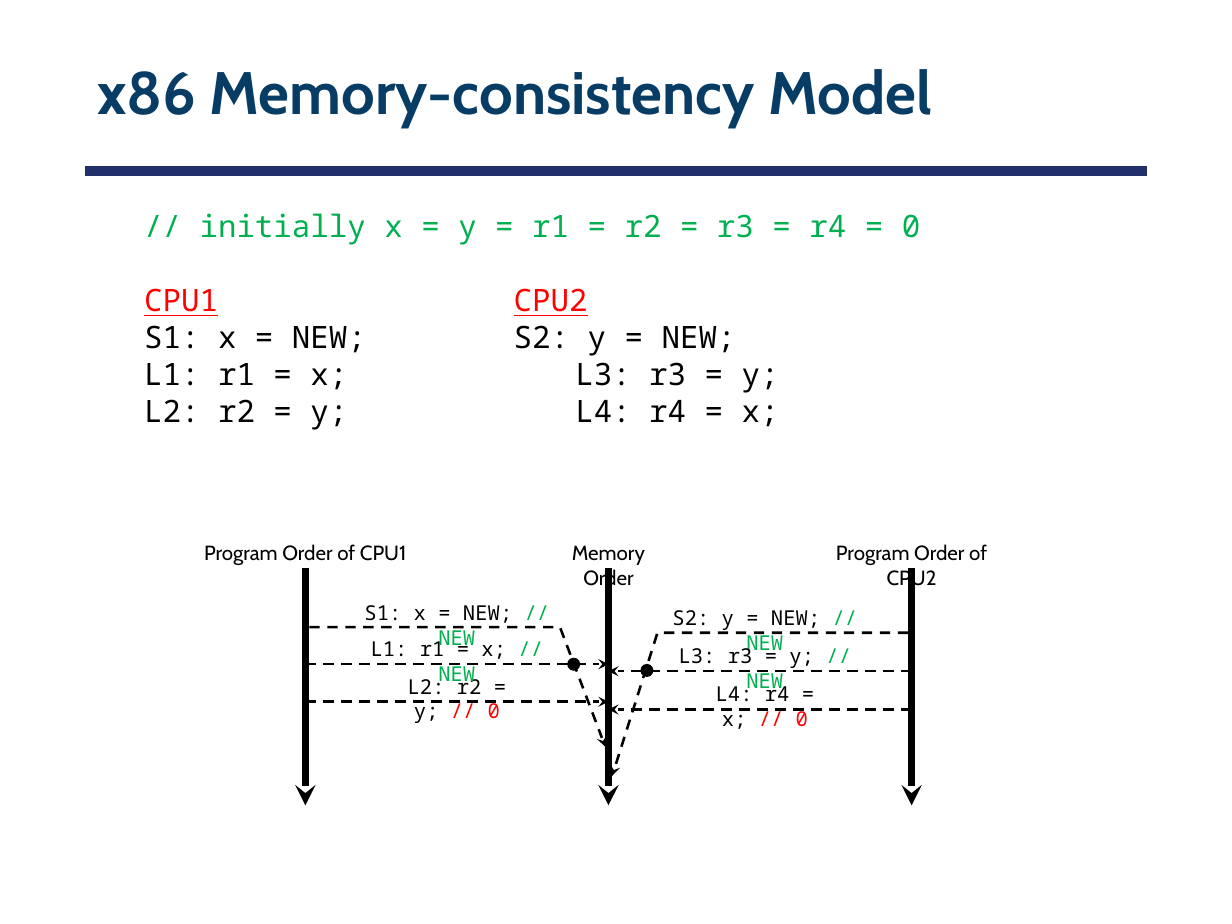
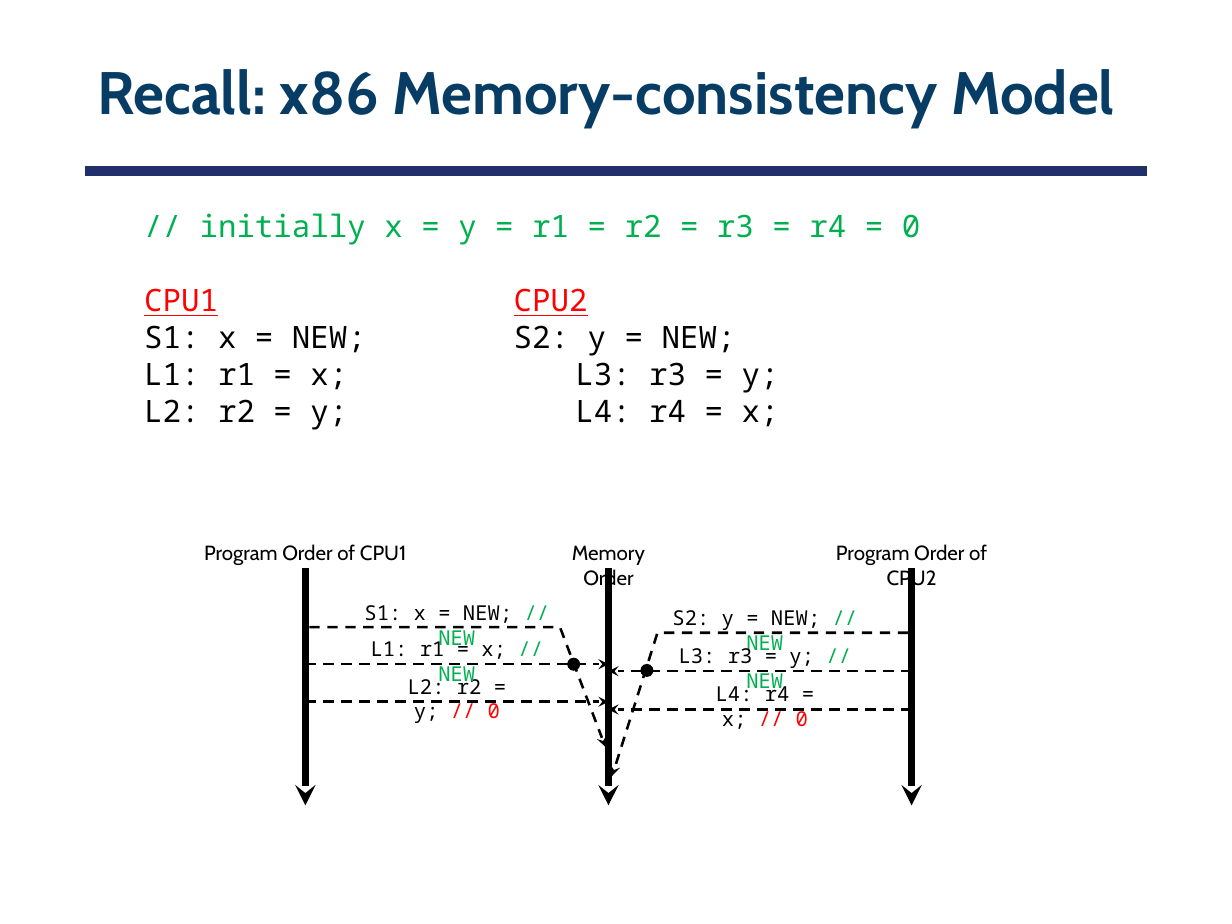
Before and after one commit to smajidzahedi/ECE350, a slide deck: slide 21 of Lectures/05-multiprocessor.pptx (slide 22 before the commit). Drawn at 1232x924 pixels with LibreOffice and Linux fonts; fonts in the diff are those of the drawing. Boxes give left, top, right and bottom in pixels: in the first picture for what was removed or moved away, otherwise in the second. Text is boxed around its words. In the diff, an @@ line names an element or a change of style, - is before the commit and + after.

```diff
--- a/Lectures/05-multiprocessor.pptx
+++ b/Lectures/05-multiprocessor.pptx
@@ title at [97, 69, 1115, 128]: text changed @@
-x86 Memory-consistency Model
+Recall: x86 Memory-consistency Model
```
Also in this commit, not shown: 2 other slides changed, 1 slide removed, 1 other file.
